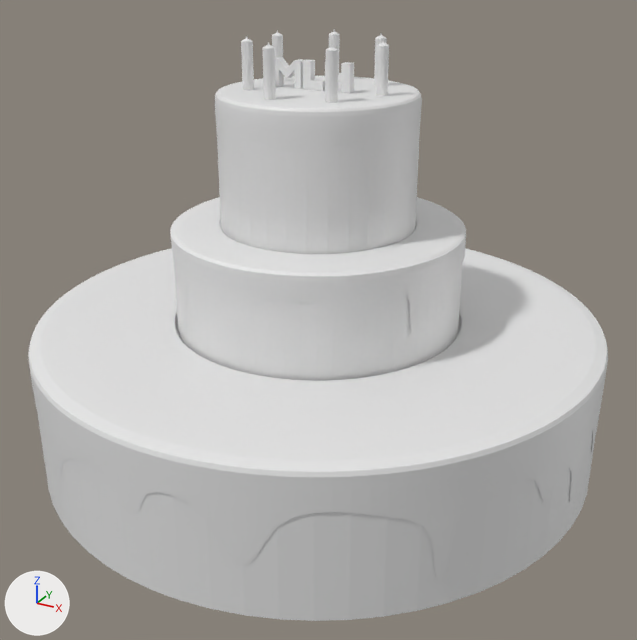
The FBX model Assets/Models/MLH_cake_model.fbx: old version first, new version second.
Rendered twice from a 50 mm camera at (18.9, -34.3, 23.6) aimed at (0.6, -1.1, 7.0). Arrows for +X, +Y and +Z are at lower left; the lights stay in place. Where no turn or scale is listed for an object, it has been applied to the vertices.

The older version as bpy lines, for what is in view:
```python
me_cube_002 = bpy.data.meshes.new('Cube.002')
me_cube_002.from_pydata(...)  # 1794 vertices, 1792 faces; spans x -13.4..13.4, y -13.4..13.4, z 0.0..16.9
me_cube_004 = bpy.data.meshes.new('Cube.004')
me_cube_004.from_pydata(...)  # 3032 vertices, 3032 faces; spans x -6.75..6.74, y -6.74..6.75, z 6.69..11.41
me_cube_005 = bpy.data.meshes.new('Cube.005')
me_cube_005.from_pydata(...)  # 3588 vertices, 3588 faces; spans x -13.4..13.4, y -13.4..13.4, z -0.2..6.5
ob_cake = bpy.data.objects.new('Cake', me_cube_002)
ob_cake.location = (0.0, 0.0, 0.0)
ob_icing_bottom = bpy.data.objects.new('icing_bottom', me_cube_005)
ob_icing_bottom.location = (0.0, 0.0, 0.27)
ob_icing_middle = bpy.data.objects.new('icing_middle', me_cube_004)
ob_icing_middle.location = (0.0, 0.0, 0.0)
# also in view: 'icing_top' at (0.0, 0.0, 14.5)
```
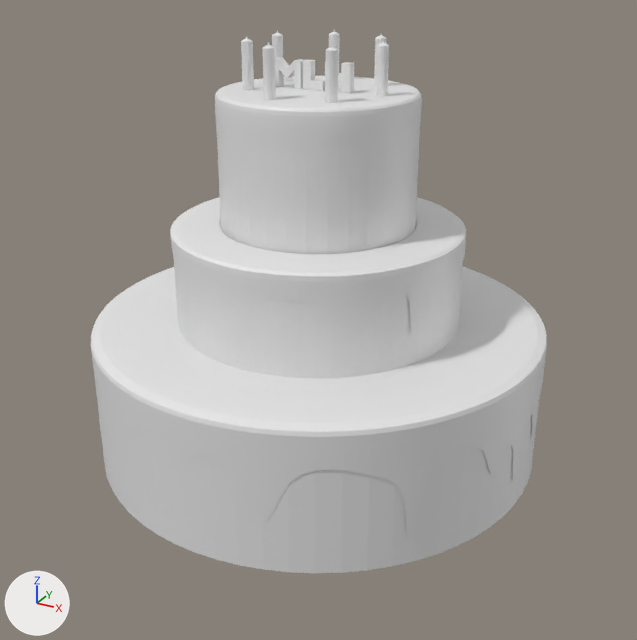
Commit message: fixed cake sizing

The edits, one by one:
me_cube_005 has 3588 vertices, 3588 faces and spans x -13.4..13.4, y -13.4..13.4, z -0.2..6.5.
me_cube_005 is used by ob_icing_bottom; location (0.0, 0.0, 0.27).
me_cube_005 part 2: the whole mesh is scaled about its middle by (0.8, 0.8, 1).
me_cube_002 is used by ob_cake; location (0.0, 0.0, 0.0).
me_cube_002 had 1794 vertices, 1792 faces and spanned x -13.4..13.4, y -13.4..13.4, z 0.0..16.9.
me_cube_002 now has 1794 vertices, 1792 faces and spans x -10.7..10.7, y -10.7..10.7, z 0.0..16.9.
me_cube_002 part 1: 800 of the vertices in x -13.4..13.4, y -13.4..13.4, z 0.0..6.5 are scaled about their middle by (0.8, 0.8, 1).

Changed parts and their boxes [x1, y1, x2, y2] in the pictures (637 x 640 px; the box of a moved part takes in the faces that stretch with it):
'icing_bottom', mesh rescaled (21% narrower, 18% shorter): before [28, 248, 608, 581]; after [91, 266, 547, 539]
'Cake', reshaped (19% narrower, 10% shorter): before [38, 130, 594, 621]; after [91, 130, 539, 573]
part 1 of me_cube_002, moved or reshaped: before [38, 418, 594, 621]; after [91, 326, 539, 573]
